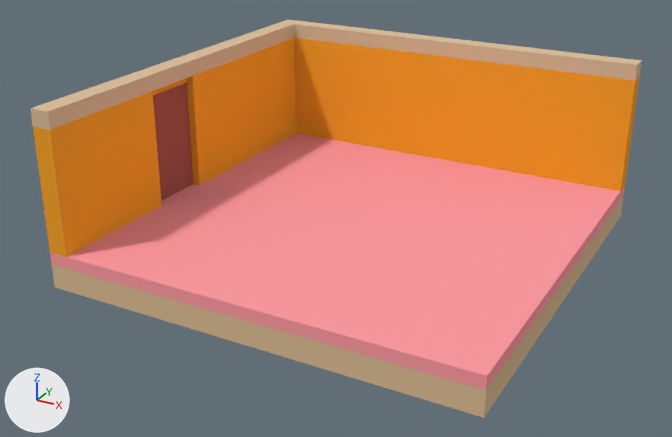
The Blender file resource-projects/3d-models/room/room.blend: old version first, new version second.
Before and after are seen from a 50 mm camera at (4.72, -9.32, 4.61) aimed at (-0.28, -0.24, 0.07). Every picture has the same lights, and +X, +Y and +Z are marked at lower left.

Script lines for the objects in view, before the commit:
```python
mat_carpet = diffuse_material('Carpet')
mat_carpet.base_color = (1.0, 0.333, 0.365)  # pink #ff9ca3
mat_wall = diffuse_material('Wall')
mat_wall.base_color = (0.956, 0.377, 0.0279)  # orange #faa52f
me_立方体 = bpy.data.meshes.new('立方体')
me_立方体.from_pydata(...)  # a box spanning x -2.75..2.5, y -2.5..2.75, z -0.15..0.0
me_立方体.materials.append(mat_carpet)  # pink #ff9ca3
me_立方体_002 = bpy.data.meshes.new('立方体.002')
me_立方体_002.from_pydata(...)  # a box spanning x -0.15..0.0, y -0.4..0.4, z -0.6..0.8
me_立方体_002.materials.append(mat_door)  # brown #a75c51
me_立方体_004 = bpy.data.meshes.new('立方体.004')
me_立方体_004.from_pydata(...)  # 32 vertices, 23 faces; spans x -0.1..5.15, y -5.15..0.1, z -0.1..1.4
me_立方体_004.materials.append(mat_wall)  # orange #faa52f
ob_carpet = bpy.data.objects.new('Carpet', me_立方体)
ob_carpet.location = (0.0, 0.0, 0.0)
ob_door = bpy.data.objects.new('Door', me_立方体_002)
ob_door.location = (-2.6, -0.4, 0.6)
ob_wall = bpy.data.objects.new('Wall', me_立方体_004)
ob_wall.location = (-2.65, 2.65, 0.1)
# also in view: 'Ceiling' at (-0.12, 0.12, 1.6); 'Floor' at (-0.12, 0.12, -0.3)
```
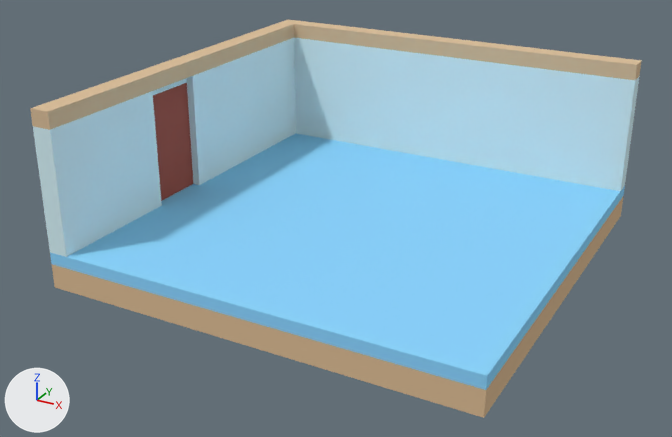
Pixel boxes (x1, y1, x2, y2) of what changed, in the pictures (672 x 437 px):
'Carpet', recoloured (pink to blue)
    both: (50, 133, 625, 390)
'Wall', recoloured (orange to blue)
    both: (33, 38, 640, 257)

Diff of the bpy script that builds the scene:
```diff
--- a/resource-projects/3d-models/room/room.blend.py
+++ b/resource-projects/3d-models/room/room.blend.py
@@ mat_wall @@
 mat_wall = diffuse_material('Wall')
-mat_wall.base_color = (0.956, 0.377, 0.0279)  # orange #faa52f
+mat_wall.base_color = (0.687, 0.901, 0.956)  # white #d8f4fa
@@ mat_carpet @@
 mat_carpet = diffuse_material('Carpet')
-mat_carpet.base_color = (1.0, 0.333, 0.365)  # pink #ff9ca3
+mat_carpet.base_color = (0.27, 0.681, 1.0)  # blue #8ed7ff
```
